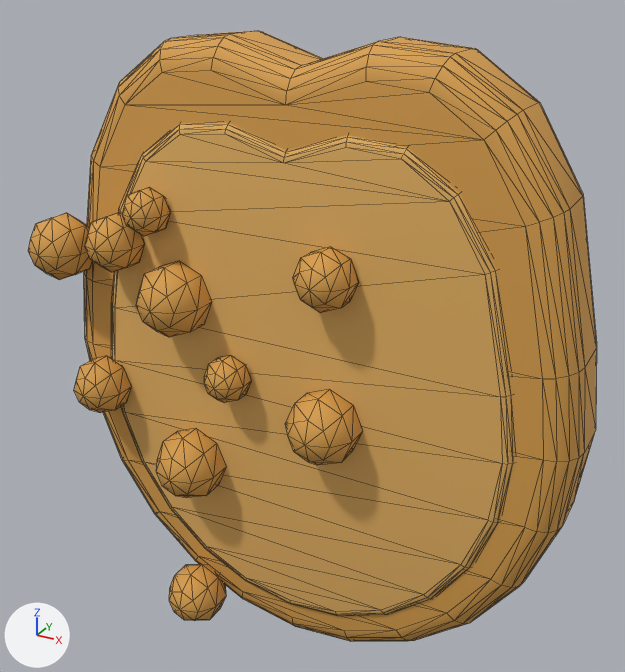
Before and after pictures for a commit that changed the glTF model breakfast/art/props/toast.glb.
Rendered twice from a 50 mm camera at (0.069, -0.1259, 0.0706) aimed at (0.0001, -0.0006, 0.0079). The axes (+X, +Y, +Z) are drawn at lower left. The lights are the same throughout. The older version comes first. Mesh edges are drawn as thin lines. Where no turn or scale is listed for an object, it has been applied to the vertices. Vertices at exactly the same position are counted once.

Objects in the first picture: 'Crumb0', 'Crumb1', 'Crumb2', 'Crumb3', 'Crumb4', 'Crumb5', 'Crumb6', 'Crumb7', 'Crumb8', 'Crumb9', 'Slice', 'SliceFace'.
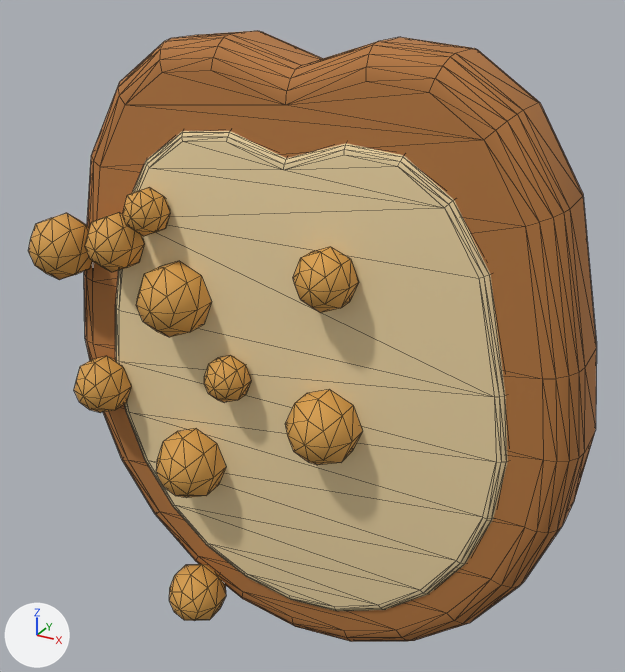
Pixel boxes (x1, y1, x2, y2) of what changed, in the pictures (625 x 672 px):
'SliceFace', rescaled, recoloured (orange to beige): before (111, 123, 514, 616); after (115, 131, 508, 611)
'Slice', recoloured: (84, 31, 597, 642) in both

What changed in the scene script:
```text
Add mat_ck2_toastcrumb:
    mat_ck2_toastcrumb = principled_material('CK2_ToastCrumb')
    mat_ck2_toastcrumb.base_color = (0.847, 0.665, 0.366)  # beige #edd5a3
    mat_ck2_toastcrumb.roughness = 0.9
Add mat_ck2_crustdeep:
    mat_ck2_crustdeep = principled_material('CK2_CrustDeep')
    mat_ck2_crustdeep.base_color = (0.462, 0.184, 0.0467)  # orange #b5773d
    mat_ck2_crustdeep.roughness = 0.85
Change me_slice:
    where me_slice.from_pydata(...)  # 240 vertices, 476 faces; spans x -0.05..0.05, y -0.018..0.0, z -0.055..0.0591
    remove me_slice.materials.append(mat_ck2_crust)  # orange #d9a04c
    add me_slice.materials.append(mat_ck2_crustdeep)  # orange #b5773d
Change me_sliceface:
    used by ob_sliceface; location = (0.0, 0.0098, 0.0)
    remove me_sliceface.from_pydata(...)  # 240 vertices, 476 faces; spans x -0.041..0.041, y -0.0196..0.0, z -0.0471..0.0465
    remove me_sliceface.materials.append(mat_ck2_toastface)  # orange #e2b062
    add me_sliceface.from_pydata(...)  # 240 vertices, 476 faces; spans x -0.04..0.04, y -0.0196..0.0, z -0.046..0.0453
    me_sliceface part 1: the whole mesh is scaled about its middle by (0.975, 1, 0.975)
    add me_sliceface.materials.append(mat_ck2_toastcrumb)  # beige #edd5a3
```
